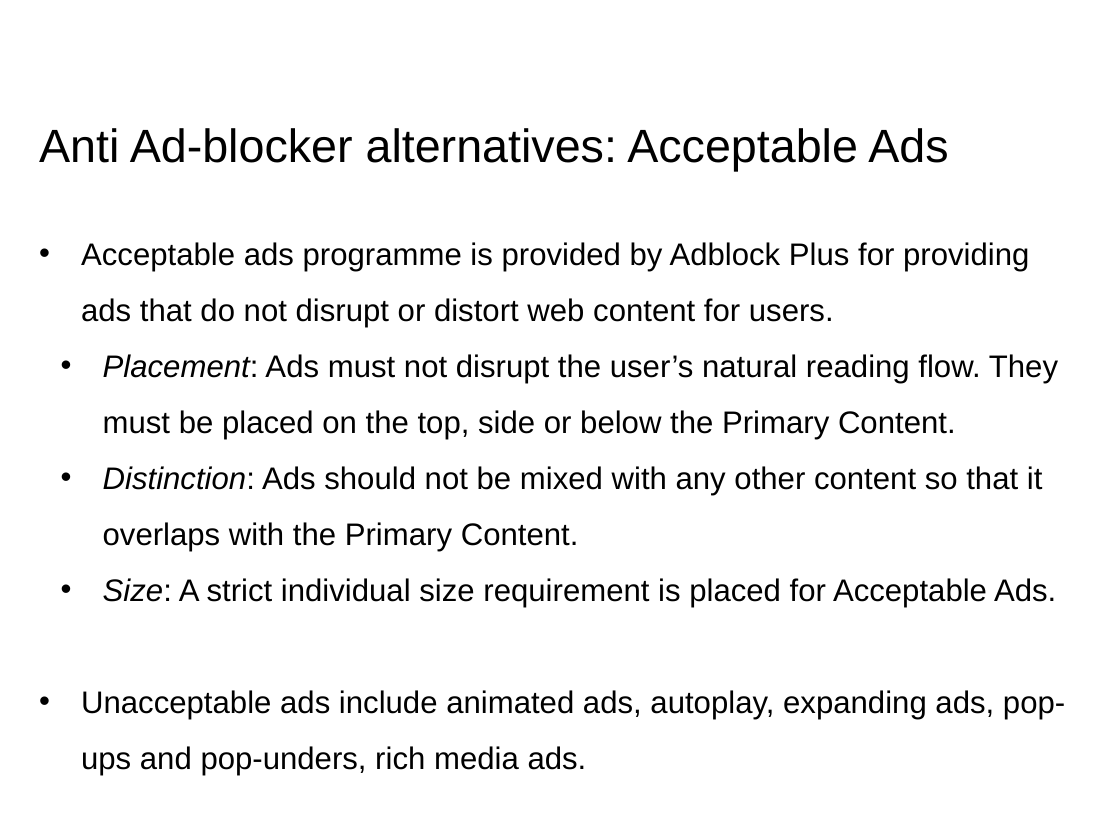
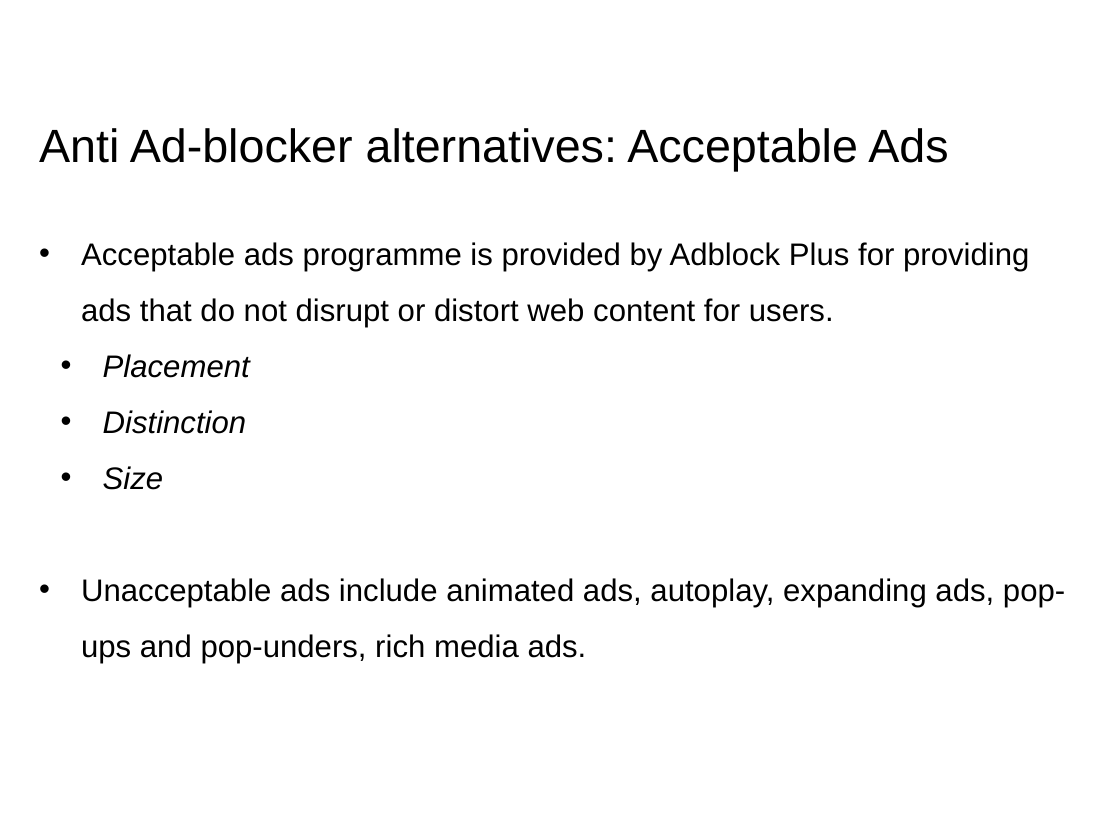
Before and after one commit to RohitPanda/seminar-blocking-adblockers, a slide deck: slide 22 of ppt/Seminar - Rohit & Rohit.pptx. Drawn at 1120x840 pixels with LibreOffice and Linux fonts; fonts in the diff are those of the drawing; background and template pictures are left out. Boxes give left, top, right and bottom in pixels: in the first picture for what was removed or moved away, otherwise in the second. Text is boxed around its words. In the diff, an @@ line names an element or a change of style, - is before the commit and + after.

```diff
--- a/ppt/Seminar - Rohit & Rohit.pptx
+++ b/ppt/Seminar - Rohit & Rohit.pptx
@@ text at [103, 354, 250, 490]: text changed; italic on @@
-  • Placement: Ads must not disrupt the user’s natural reading flow. They must be placed on the top, side or below the Primary Content.
-  • Distinction: Ads should not be mixed with any other content so that it overlaps with the Primary Content.
-  • Size: A strict individual size requirement is placed for Acceptable Ads.
+  • Placement
+  • Distinction
+  • Size
```
Also in this commit, not shown: 9 other slides changed, 2 slides added, 1 slide removed, 2 other files.
